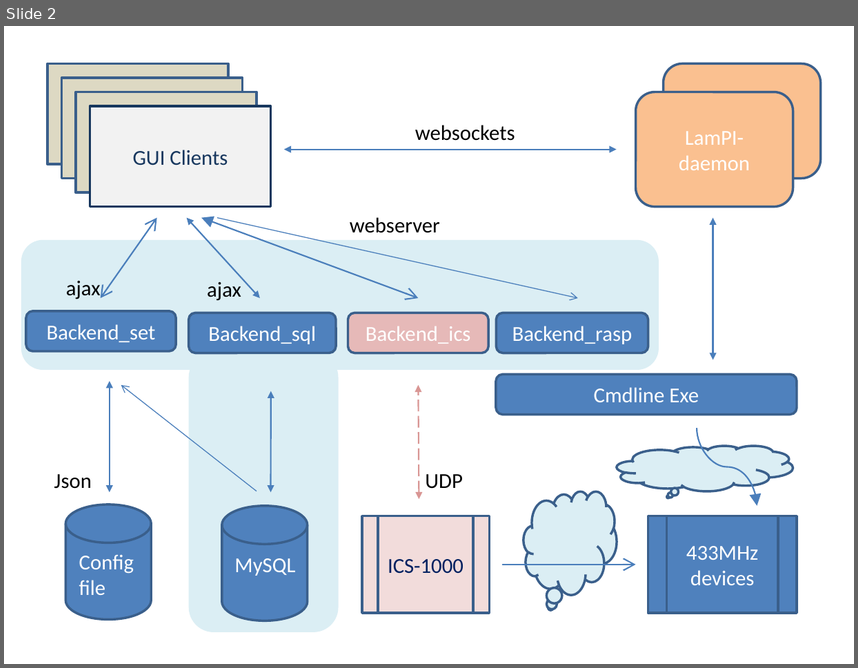
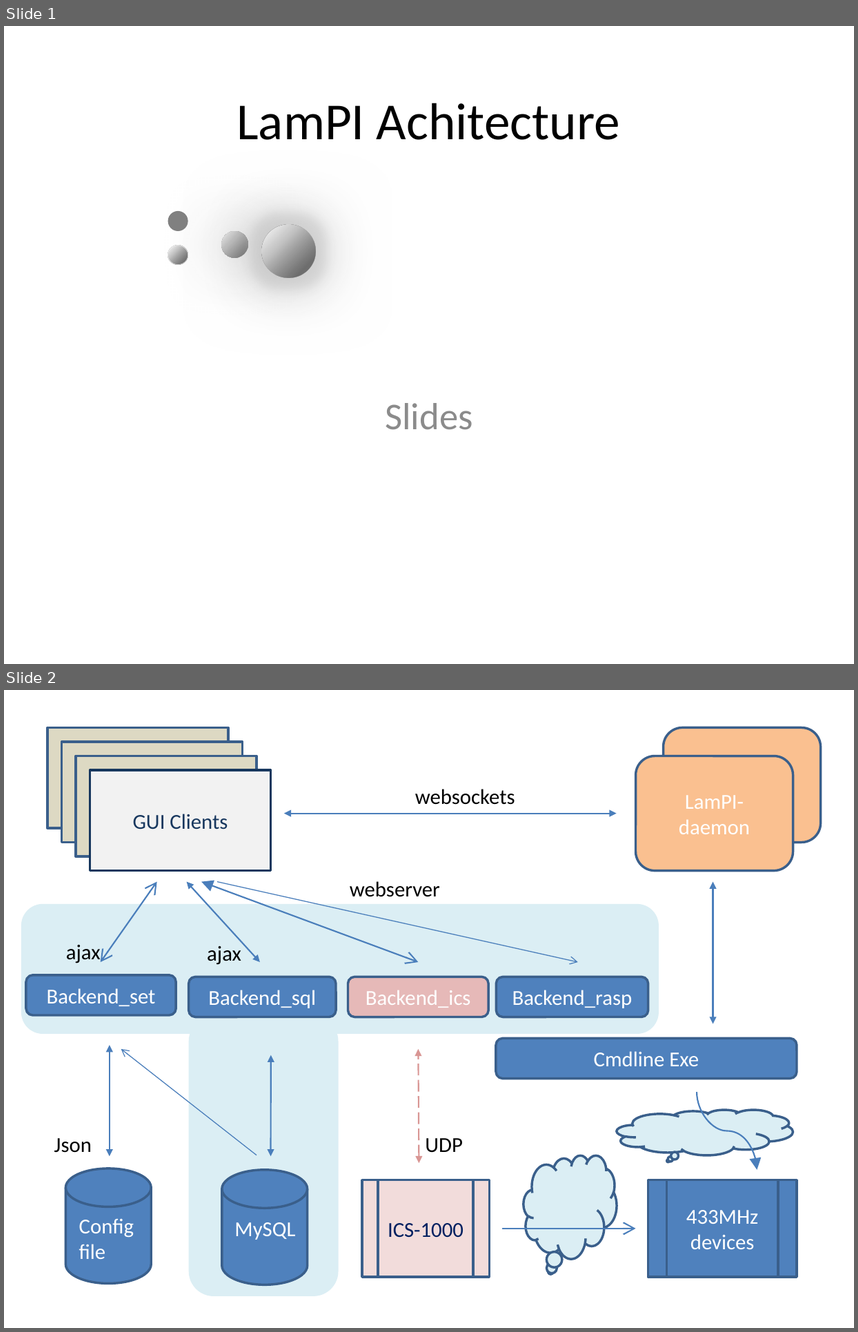
Before and after one commit to platenspeler/platenspeler.github.io, a slide deck: DeveloperGuide/ArchitectureGuide/architecture.pptx. Shown one above the other, each under a label of ours: slide 2 before the commit, slides 1 and 2 after it. The pictures are 858x668 and 858x1332 pixels, drawn with LibreOffice and Linux fonts; fonts in the diff are those of the drawing. Boxes give left, top, right and bottom in pixels: in the first picture for what was removed or moved away, otherwise in the second. Text is boxed around its words. In the diff, an @@ line names an element or a change of style, - is before the commit and + after.

```diff
--- a/DeveloperGuide/ArchitectureGuide/architecture.pptx
+++ b/DeveloperGuide/ArchitectureGuide/architecture.pptx
@@ slide 1 added at <box>4,26,854,664</box>, background #FFFFFF @@
@@ title added at <box>237,103,620,140</box>, 44 pt, text #000000 @@
+LamPI Achitecture
@@ ellipse added at <box>168,212,188,232</box>, fill #808080 @@
@@ ellipse added at <box>221,231,248,257</box>, fill gradient #808080 to #BFBFBF to #F2F2F2 @@
@@ ellipse added at <box>261,224,315,278</box>, fill gradient #616161 to #BFBFBF to #F2F2F2 @@
@@ ellipse added at <box>168,245,188,265</box>, fill gradient #616161 to #BFBFBF to #F2F2F2, outline #F2F2F2 0.25 pt @@
@@ subtitle added at <box>385,403,473,430</box>, 32 pt, text #8C8C8C @@
+Slides
```
Also in this commit, not shown: 3 other slides added, 1 slide removed, 34 other files.
